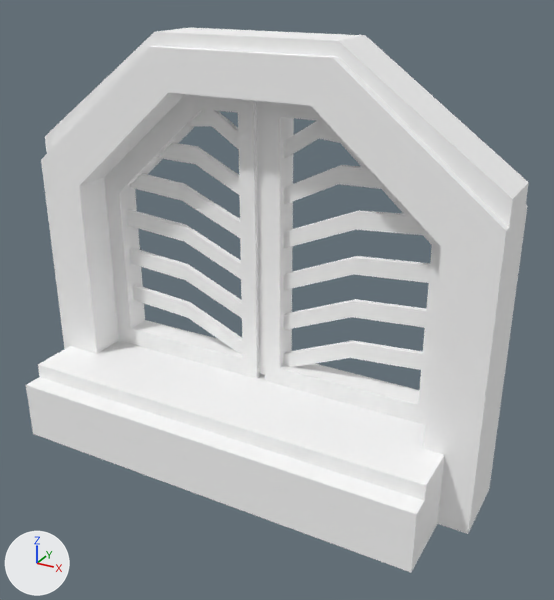
Before and after pictures for a commit that changed the glTF model assets/synty/simple_fantasy/models/SF_Bld_Elven_Castle_Gate_01.glb.
One viewpoint serves both versions: a 50 mm camera at (0.121, -0.198, 0.163) aimed at (0.012, 0.0, 0.064). The axes (+X, +Y, +Z) are drawn at lower left. The lights are the same throughout. Where no turn or scale is listed for an object, it has been applied to the vertices.

Objects in the first picture: 'SF_Bld_Elven_Castle_GateL', 'SF_Bld_Elven_Castle_GateR', 'SF_Bld_Elven_Castle_Gate_01'.
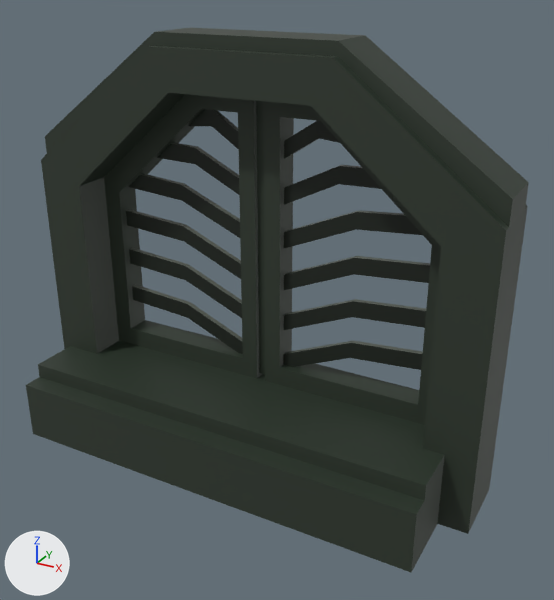
Location of each change, (x1, y1, x2, y2) in pixels of the pictures (554 x 600 px):
'SF_Bld_Elven_Castle_Gate_01', surface changed (white to black)
    both: (26, 28, 529, 572)
'SF_Bld_Elven_Castle_GateR', surface changed (white to black)
    both: (261, 101, 441, 425)
'SF_Bld_Elven_Castle_GateL', surface changed (white to black)
    both: (104, 94, 263, 378)

The change, as a diff of the scene's bpy script:
```diff
--- a/assets/synty/simple_fantasy/models/SF_Bld_Elven_Castle_Gate_01.glb.py
+++ b/assets/synty/simple_fantasy/models/SF_Bld_Elven_Castle_Gate_01.glb.py
@@ img_undead_footman_01 @@
+img_undead_footman_01 = load_image('Undead_Footman_01', '_unpacked/Undead_Footman_01', 512, 512, 'sRGB')
@@ mat_lambert2 @@
 mat_lambert2 = principled_material('lambert2')
-mat_lambert2.base_color = (1.0, 1.0, 1.0)  # white #ffffff
+mat_lambert2.texture = img_undead_footman_01
 mat_lambert2.roughness = 0.553
```
